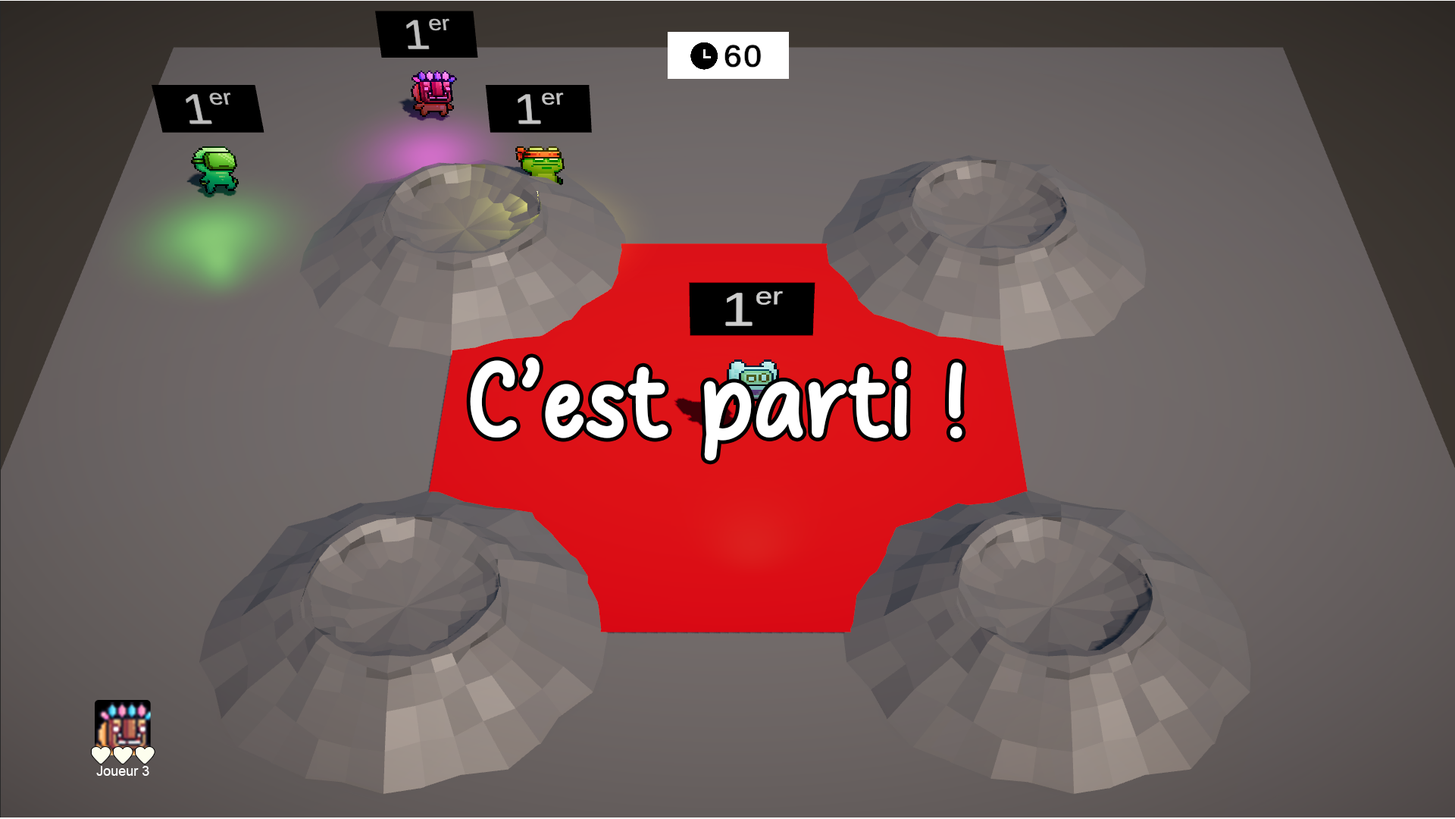
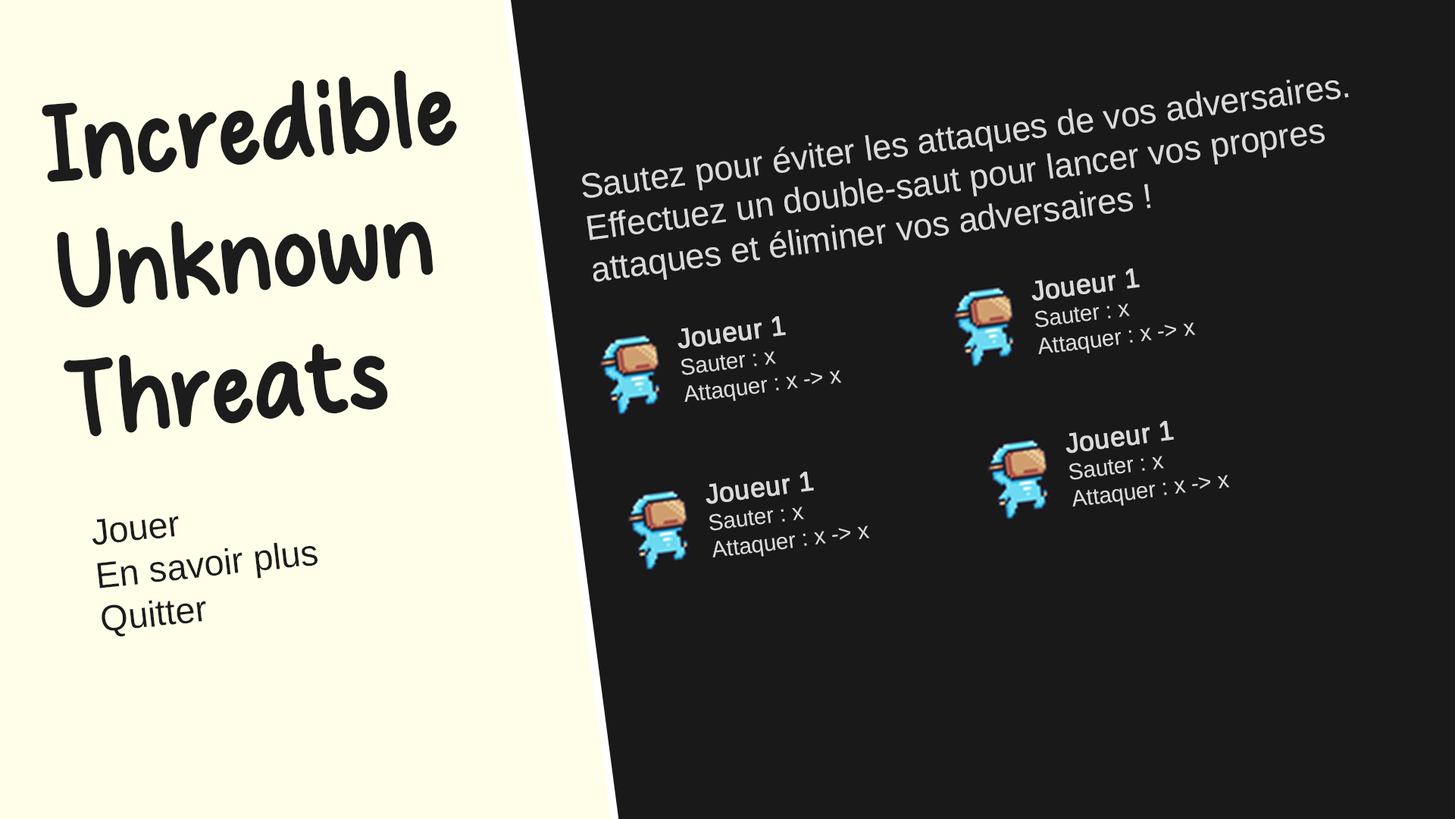
Layered file, before and after one edit (1455 x 819). Changes by layer:
added layer "Joueur 1 Sauter : x Attaquer : x -> x copie 3" above "Jump (32x32) copie 3" over [705, 471, 871, 558]
added layer "Jump (32x32) copie 3" above "Joueur 1 Sauter : x Attaquer : x -> x copie 2" over [625, 487, 692, 574]
added layer "Joueur 1 Sauter : x Attaquer : x -> x copie 2" above "Jump (32x32) copie 2" over [1065, 420, 1231, 507]
added layer "Jump (32x32) copie 2" above "Joueur 1 Sauter : x Attaquer : x -> x copie" over [985, 436, 1052, 523]
added layer "Joueur 1 Sauter : x Attaquer : x -> x copie" above "Jump (32x32) copie" over [1031, 268, 1197, 354]
added layer "Jump (32x32) copie" above "Joueur 1 Sauter : x Attaquer : x -> x" over [951, 284, 1018, 370]
added layer "Joueur 1 Sauter : x Attaquer : x -> x" above "Jump (32x32)" over [677, 316, 843, 402]
added layer "Jump (32x32)" above "Sautez pour éviter les attaques de vos adversaires. Effectuez u" over [597, 331, 664, 418]
added layer "Sautez pour éviter les attaques de vos adversaires. Effectuez u" above "Jouer En savoir plus Quitter" over [582, 79, 1350, 282]
added layer "Jouer En savoir plus Quitter" above "Incredible Unknown Threats" over [91, 515, 318, 637]
added layer "Incredible Unknown Threats" (1st of 2) above "Rectangle 3" over [41, 70, 458, 437]
added layer "Rectangle 3" above "Calque 6" over [0, 0, 620, 819]
showed "Calque 6" over [0, 0, 1455, 819]
hid "Joueur 3" over [96, 765, 150, 776]
hid "iconmonstr-heart-filled-240 copie 2" over [135, 746, 155, 764]
hid "iconmonstr-heart-filled-240 copie" over [113, 746, 133, 764]
hid "C’est parti !" over [469, 357, 963, 461]
hid "iconmonstr-heart-filled-240" over [91, 746, 111, 764]
hid "Fall (32x32)" over [93, 701, 156, 775]
hid "Calque 7" over [0, 0, 1455, 818]
